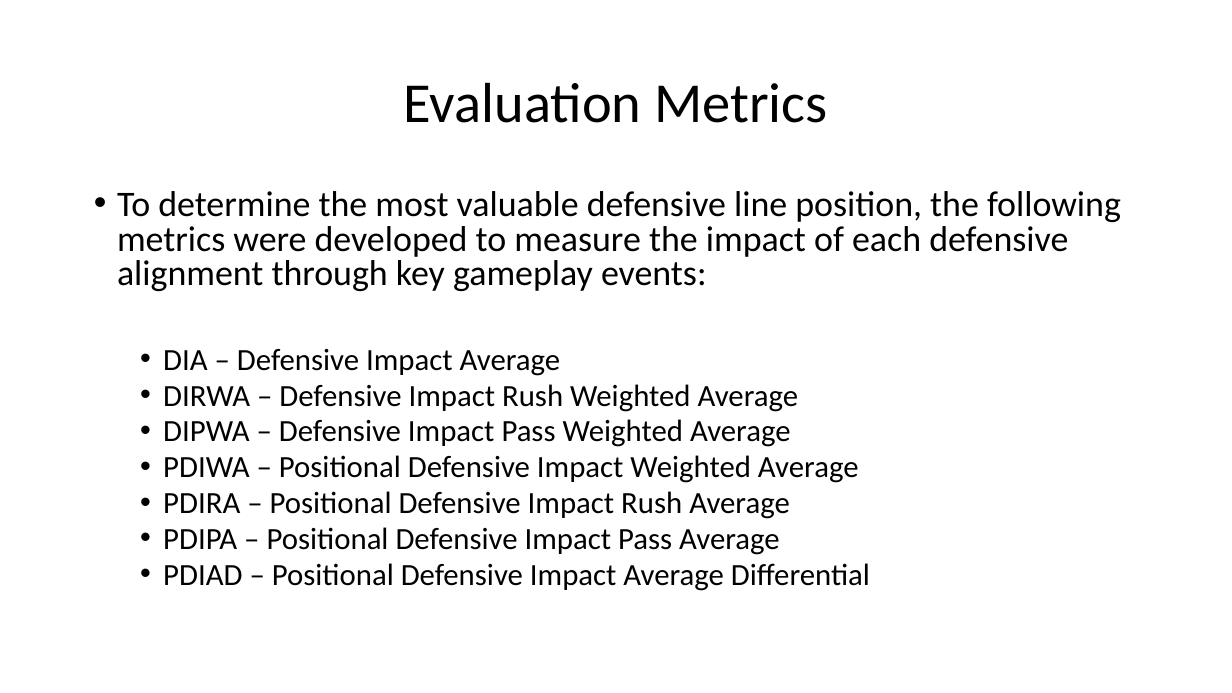
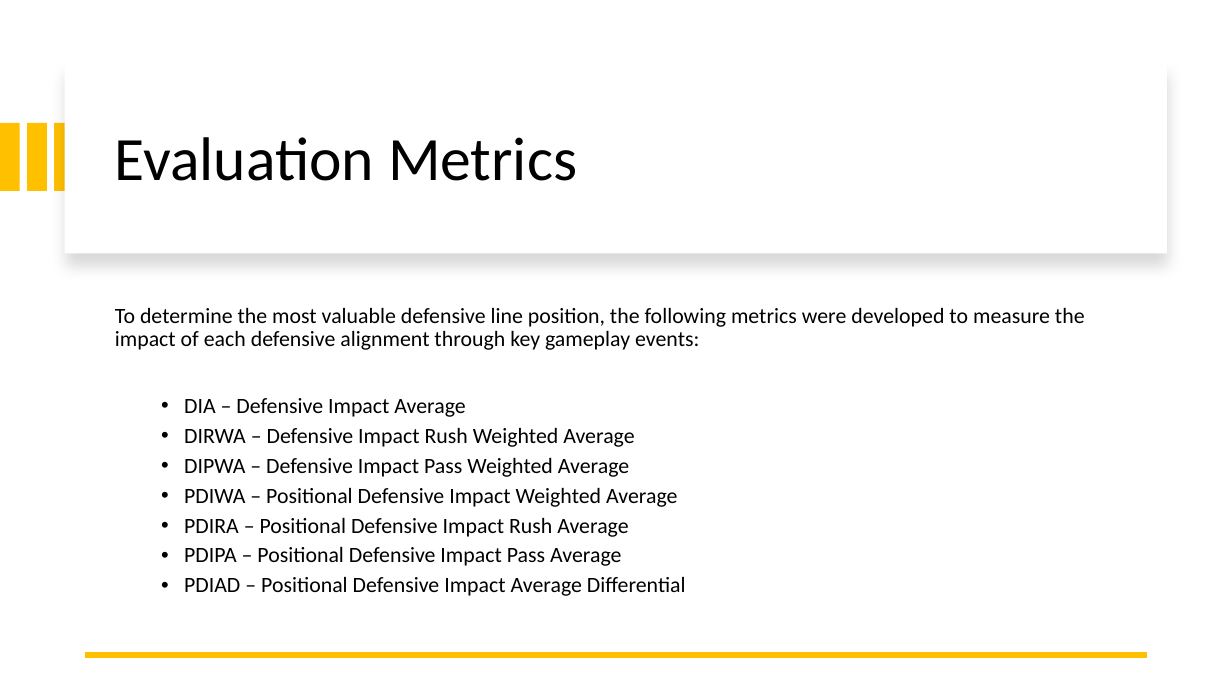
Before and after one commit to SportsInfoSolutions/AnalyticsChallenge2020, a slide deck: slide 2 of Submissions/matt.karan93@gmail.com/SportsInfoSolutions_mattkaran.pptx. Drawn at 1232x693 pixels with LibreOffice and Linux fonts; fonts in the diff are those of the drawing. Boxes give left, top, right and bottom in pixels: in the first picture for what was removed or moved away, otherwise in the second. Text is boxed around its words. In the diff, an @@ line names an element or a change of style, - is before the commit and + after.

```diff
--- a/Submissions/matt.karan93@gmail.com/SportsInfoSolutions_mattkaran.pptx
+++ b/Submissions/matt.karan93@gmail.com/SportsInfoSolutions_mattkaran.pptx
@@ rectangle added at <box>65,62,1167,253</box>, fill #FFFFFF @@
@@ title "Evaluation Metrics": place and size @@
-title "Evaluation Metrics" at <box>404,82,827,123</box>
+title "Evaluation Metrics" at <box>115,137,577,181</box>
@@ title "Evaluation Metrics" at <box>115,137,577,181</box>: size 44 to 48 pt; alignment centre to left @@
@@ rectangle added at <box>0,123,19,191</box>, fill #FFC000 @@
@@ rectangle added at <box>27,123,46,191</box>, fill #FFC000 @@
@@ rectangle added at <box>55,123,74,191</box>, fill #FFC000 @@
@@ text "To determine the most valuable ...": place and size @@
-text "To determine the most valuable ..." at <box>117,191,1121,591</box>
+text "To determine the most valuable ..." at <box>115,308,1085,596</box>
@@ text "To determine the most valuable ..." at <box>115,308,1085,596</box>: size 28 to 17 pt in "To determine the most valuable defensive line ..."; size 24 to 17 pt in "DIA – Defensive Impact Average", "DIRWA – Defensive Impact Rush Weighted Average", "DIPWA – Defensive Impact Pass Weighted Average", "PDIWA – Positional Defensive Impact Weighted Average" and 3 more places; bullet • to none; line spacing 0.8 to 0.9; vertical alignment top to middle @@
@@ line added from (1148, 655) to (85, 655), #FFC000 4.5 pt @@
```
Also in this commit, not shown: 21 other slides changed.
